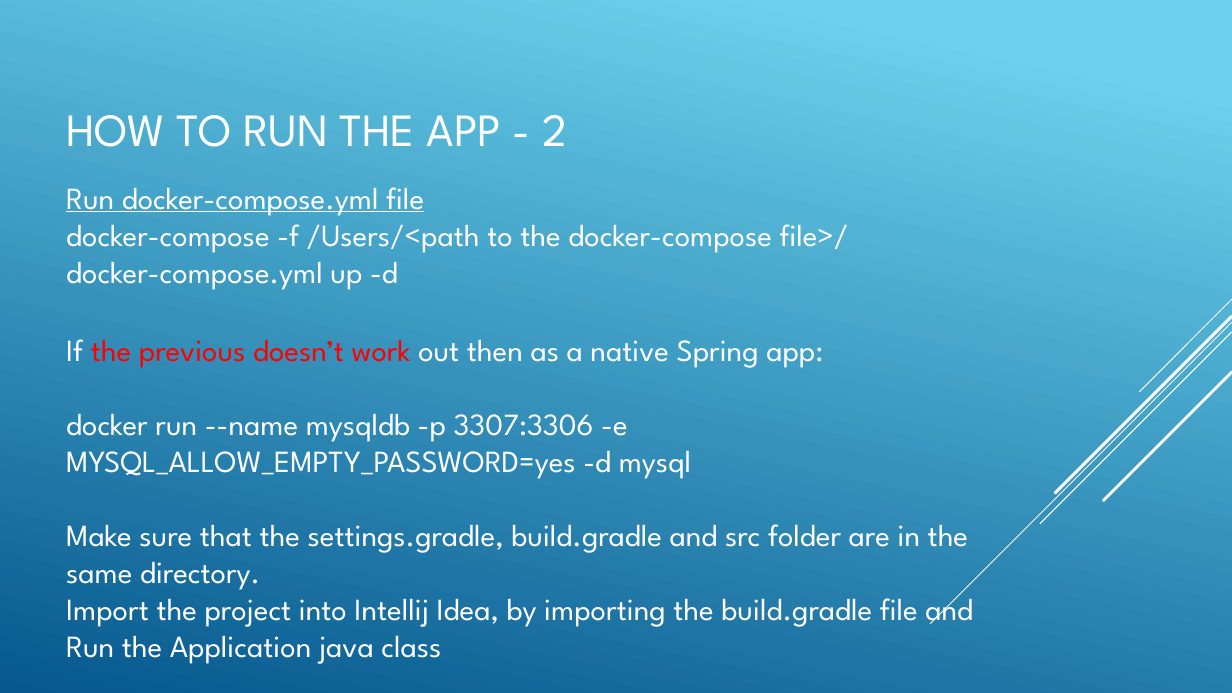
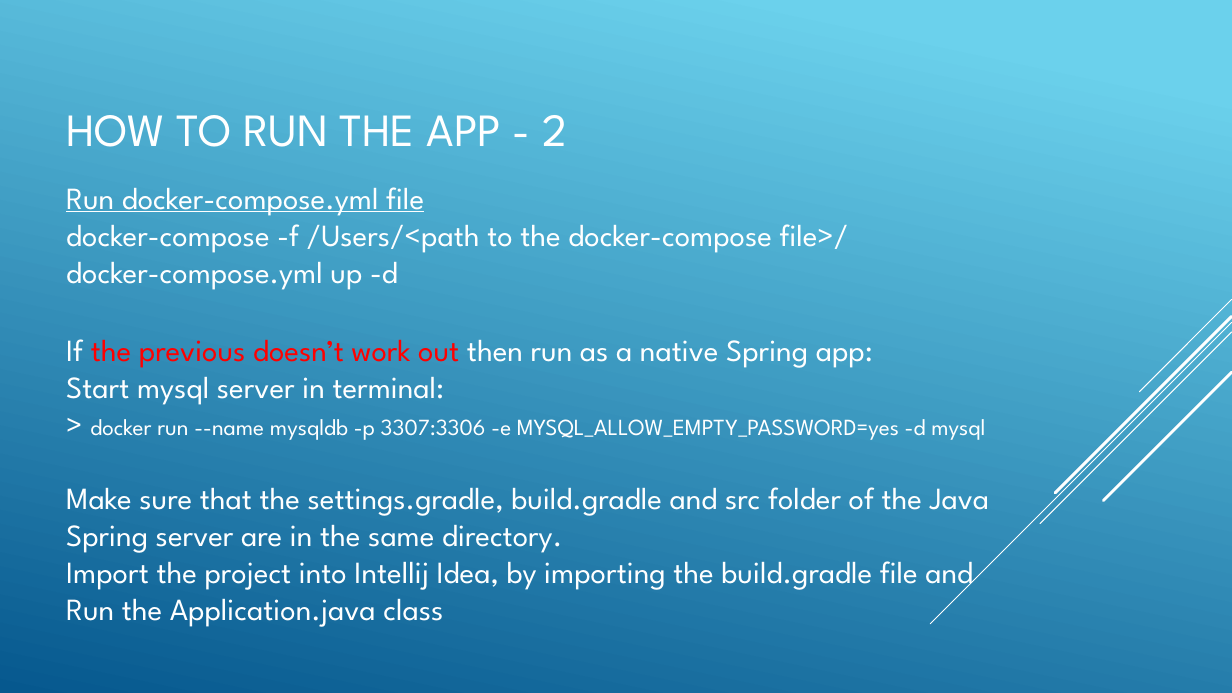
Before and after one commit to davidmszab0/Practice, a slide deck: slide 11 of android tutorials/Project/FriendFinder 1.0/friendFinder.pptx. Drawn at 1232x693 pixels with LibreOffice and Linux fonts; fonts in the diff are those of the drawing. Boxes give left, top, right and bottom in pixels: in the first picture for what was removed or moved away, otherwise in the second. Text is boxed around its words. In the diff, an @@ line names an element or a change of style, - is before the commit and + after.

```diff
--- a/android tutorials/Project/FriendFinder 1.0/friendFinder.pptx
+++ b/android tutorials/Project/FriendFinder 1.0/friendFinder.pptx
@@ text at [66, 339, 989, 553]: text changed @@
-If the previous doesn’t work out then as a native Spring app:
-docker run --name mysqldb -p 3307:3306 -e
-MYSQL_ALLOW_EMPTY_PASSWORD=yes -d mysql
-Make sure that the settings.gradle, build.gradle and src folder are in the
-same directory.
+If the previous doesn’t work out then run as a native Spring app:
+Start mysql server in terminal:
+> docker run --name mysqldb -p 3307:3306 -e MYSQL_ALLOW_EMPTY_PASSWORD=yes -d mysql
+Make sure that the settings.gradle, build.gradle and src folder of the Java
+Spring server are in the same directory.
@@ text at [66, 589, 443, 627]: text changed @@
-Run the Application java class
+Run the Application.java class
```
Also in this commit, not shown: 5 other slides changed.
